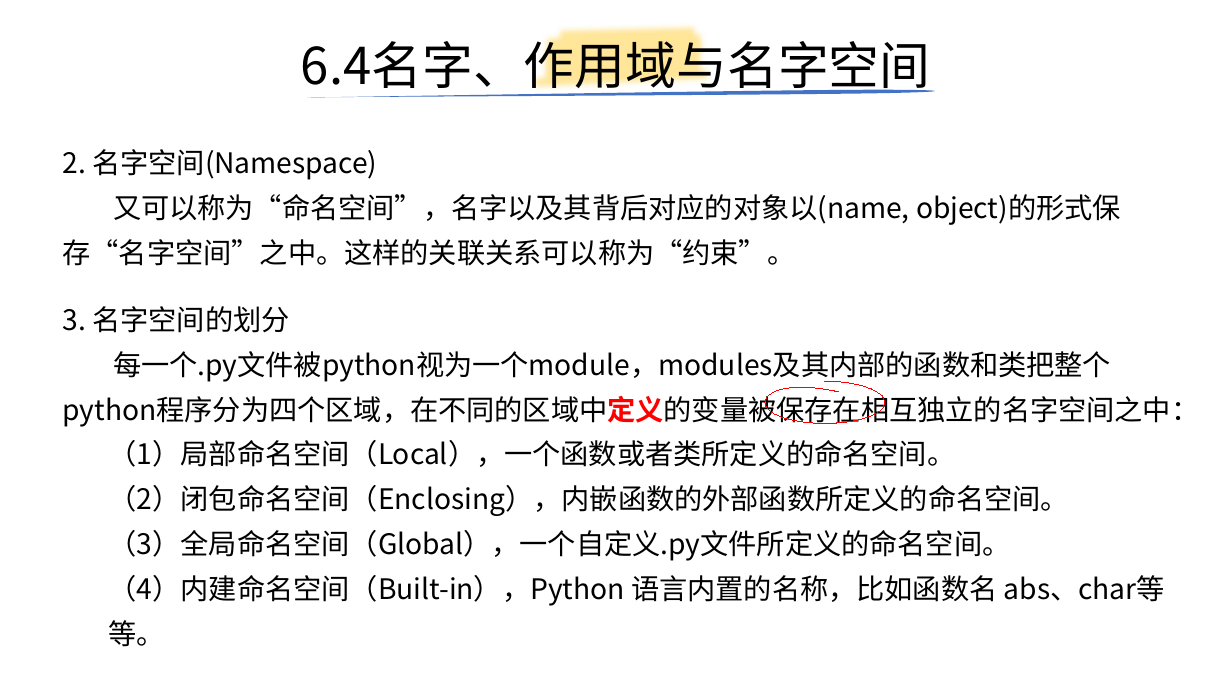
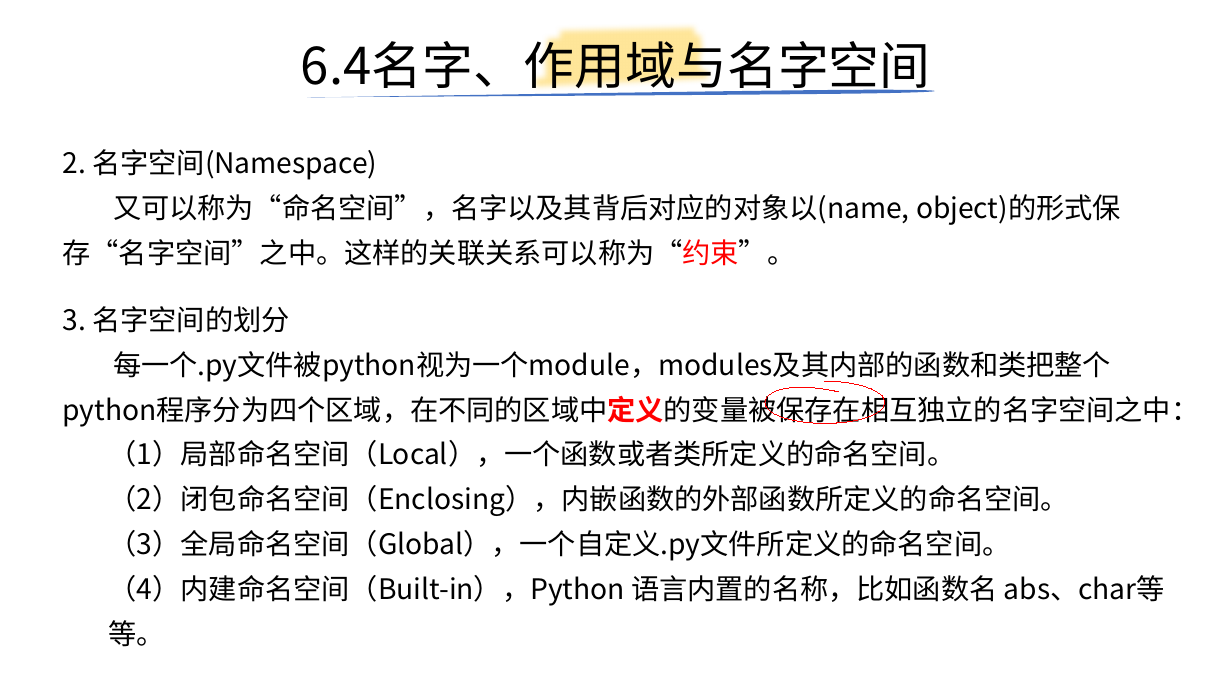
Before and after one commit to yiwenliu/CorePython, a slide deck: slide 49 of PPT/CorePython.pptx. Drawn at 1232x693 pixels with LibreOffice and Linux fonts; fonts in the diff are those of the drawing. Boxes give left, top, right and bottom in pixels: in the first picture for what was removed or moved away, otherwise in the second. Text is boxed around its words. In the diff, an @@ line names an element or a change of style, - is before the commit and + after.

```diff
--- a/PPT/CorePython.pptx
+++ b/PPT/CorePython.pptx
@@ text at (63,194,1121,266): text colour #000000 to #FF0000 in "object)的形式保存“名字空间”之中。这样的关联关系可以称为“约束”。" @@
```
Also in this commit, not shown: 2 other slides changed, 1 other file.
